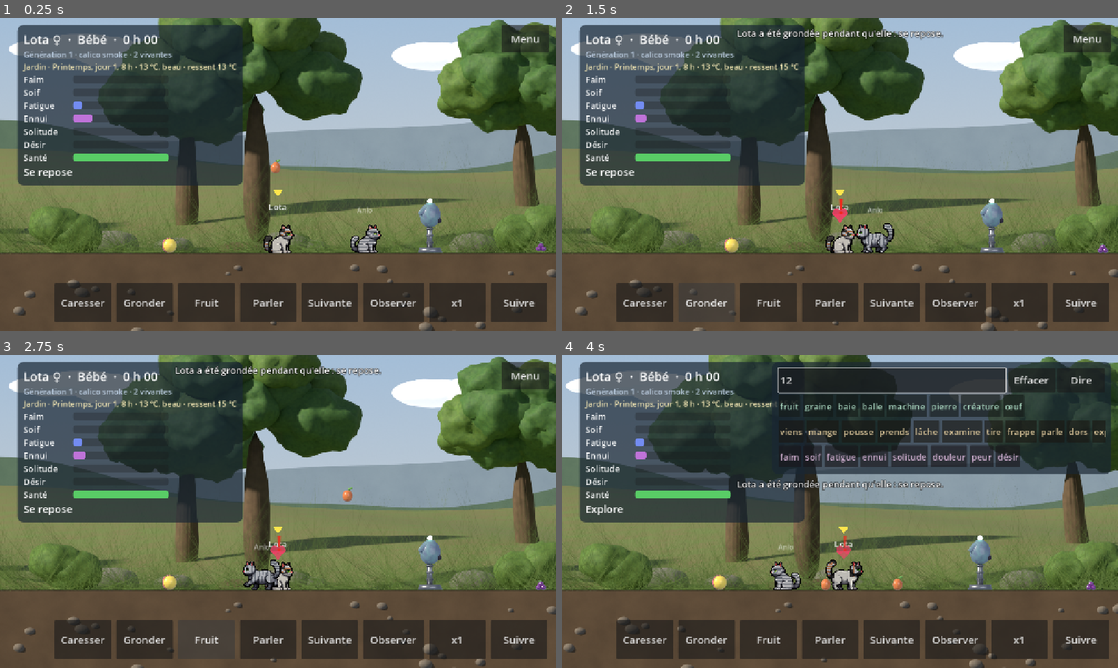
Above: before the commit, frames 1-4 (two rows, left to right).
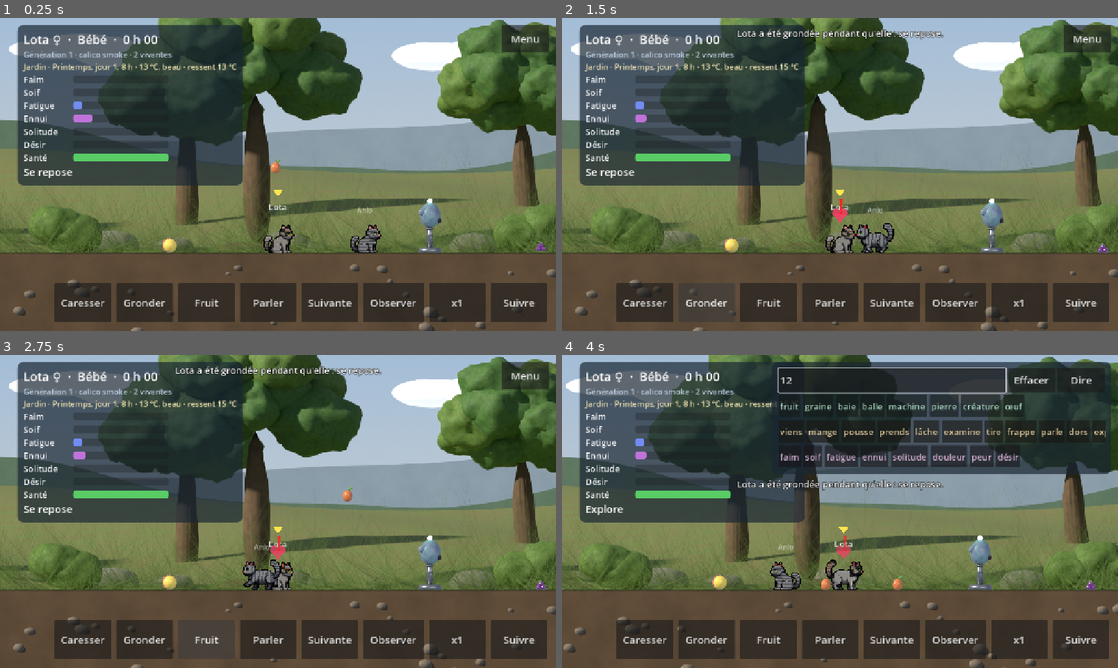
Above: after the commit, the same moments.

Repository: Ankool29/crealife
Game: Godot game, scene res://scenes/main.tscn
Two runs of this game, one before a commit and one after it. Both use one fixed random seed, a clock stepped at 60 frames per second and the inputs below.
Inputs (mouse positions are in pixels of both pictures, inside the frame that each line leads up to):
- Up to frame 1 (0.25 s): no input
- Up to frame 2 (1.5 s): click "Caresser" at 0.5 s; click "Gronder" at 1.25 s
- Up to frame 3 (2.75 s): click "Fruit" at 2 s
- Up to frame 4 (4 s): click "Parler" at 2.75 s; click (890, 380) at 3.52 s; type "12" at 3.6 s

The runs differ from the first frame. In frame 1, 0.4% of the frame differs, in the area x 47-69%, y 66-76%; in frame 2, 0.4%; in frame 3, 0.3%; in frame 4, 0.4%, in the area x 37-54%, y 66-75%.

Commit message:
Chats à poil long en pixel art + masque siamois corrigé
Co-Authored-By: Claude Opus 5.5 <noreply@anthropic.com>
Claude-Session: https://claude.ai/code/session_01MAppfGnRnr8qw2kENJWVLu

Diff:
--- a/assets/chat_px/chat.json
+++ b/assets/chat_px/chat.json
@@ -76,5 +76,6 @@
 	"mouth": [
 		26,
 		-14
-	]
+	],
+	"long_fur": true
 }
--- a/src/view/creature_view.gd
+++ b/src/view/creature_view.gd
@@ -53,9 +53,10 @@
 	var count := SpriteLibrary.cat_frame_count(anim)
 	var fps := WALK_FPS if anim == "marche" else (1.2 if anim == "assis" else 2.0)
 	var f := int(_t * fps) % count
-	_sprite.texture = SpriteLibrary.cat_texture(anim, f)
-	_mat.set_shader_parameter("mask1", SpriteLibrary.cat_texture(anim, f, "_m1"))
-	_mat.set_shader_parameter("mask2", SpriteLibrary.cat_texture(anim, f, "_m2"))
+	var lf: bool = c.coat.get("long_fur", false)
+	_sprite.texture = SpriteLibrary.cat_texture(anim, f, "", lf)
+	_mat.set_shader_parameter("mask1", SpriteLibrary.cat_texture(anim, f, "_m1", lf))
+	_mat.set_shader_parameter("mask2", SpriteLibrary.cat_texture(anim, f, "_m2", lf))
 	var s := SpriteLibrary.cat_display_scale(c.body_size())
 	var wide: float = round(s * lerpf(0.94, 1.08, c.corpulence) * 2.0) / 2.0   # corpulence : svelte à trapu
 	_sprite.scale = Vector2(wide * c.facing, s)       # retourné quand il regarde à gauche
@@ -76,7 +77,7 @@
 	m.set_shader_parameter("contrast", coat.contrast)
 	m.set_shader_parameter("points", coat.points)
 	# siamois : extrémités plus foncées au froid ; les chatons naissent pâles
-	var cold := clampf(0.55 + (20.0 - c.felt_temp) / 30.0, 0.35, 1.0)
+	var cold := clampf(0.75 + (20.0 - c.felt_temp) / 30.0, 0.5, 1.0)
 	var age_f: float = [0.2, 0.6, 0.9, 1.0, 1.0][c.stage]
 	m.set_shader_parameter("point_strength", cold * age_f)
 	m.set_shader_parameter("white", coat.white)
--- a/src/view/shaders/cat.gdshader
+++ b/src/view/shaders/cat.gdshader
@@ -46,7 +46,7 @@
 	}
 	if (points) {
 		vec3 pale = mix(vec3(0.96, 0.92, 0.84), col, 0.1);
-		col = mix(pale, col, clamp(m2.r * point_strength, 0.0, 1.0));
+		col = mix(pale, col, smoothstep(0.08, 0.6, m2.r) * point_strength);
 	}
 	// panachure blanche : les zones dont l'« ordre » est sous le seuil blanchissent
 	if (m2.g < white || white >= 0.999) col = vec3(0.97, 0.96, 0.93);
--- a/src/view/sprite_library.gd
+++ b/src/view/sprite_library.gd
@@ -44,11 +44,13 @@
 	return (cat.animations[anim] as Array).size()
 
 
-## Image d'un chat : anim, numéro d'image, suffixe ("" sprite, "_m1" ou "_m2" masques).
-static func cat_texture(anim: String, f: int, suffix: String = "") -> Texture2D:
+## Image d'un chat : anim, numéro d'image, suffixe ("" sprite, "_m1" ou "_m2"
+## masques), poil long ou court.
+static func cat_texture(anim: String, f: int, suffix: String = "", long_fur: bool = false) -> Texture2D:
 	ensure()
 	var frames: Array = cat.animations[anim]
-	var path: String = "%s%s%s.png" % [CAT_DIR, frames[f % frames.size()], suffix]
+	var fur := "_l" if long_fur and cat.get("long_fur", false) else ""
+	var path: String = "%s%s%s%s.png" % [CAT_DIR, frames[f % frames.size()], fur, suffix]
 	if not _cache.has(path):
 		_cache[path] = load(path)
 	return _cache[path]
Binary file added: art/pixel/sources/long/assis.png
Not shown, added: art/pixel/sources/long/assis.png.import
Binary file added: art/pixel/sources/long/dort.png
Not shown, added: art/pixel/sources/long/dort.png.import
Binary file added: art/pixel/sources/long/frappe.png
Not shown, added: art/pixel/sources/long/frappe.png.import
Binary file added: art/pixel/sources/long/mange.png
Not shown, added: art/pixel/sources/long/mange.png.import
Binary file added: art/pixel/sources/long/marche.png
Not shown, added: art/pixel/sources/long/marche.png.import
Binary file added: art/pixel/sources/long/miaule.png
Not shown, added: art/pixel/sources/long/miaule.png.import
(and 310 more such lines)
